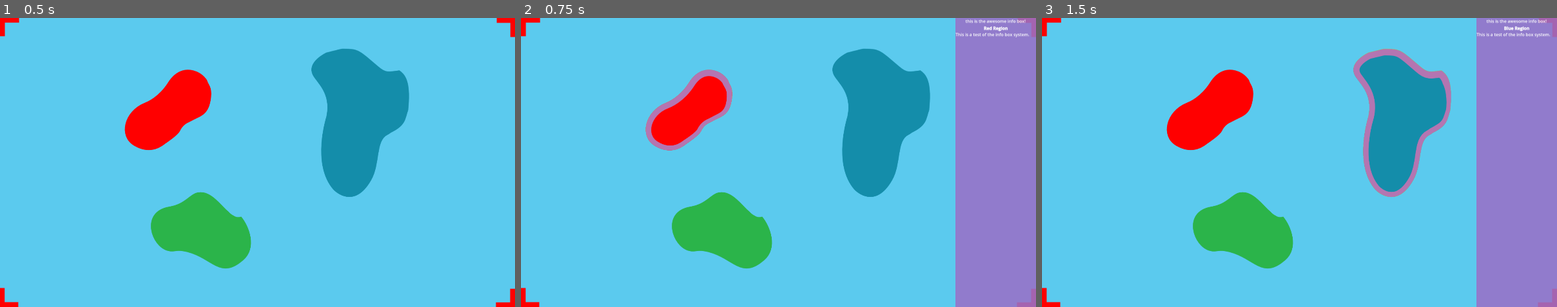
Above: before the commit, frames 1-3 (left to right).
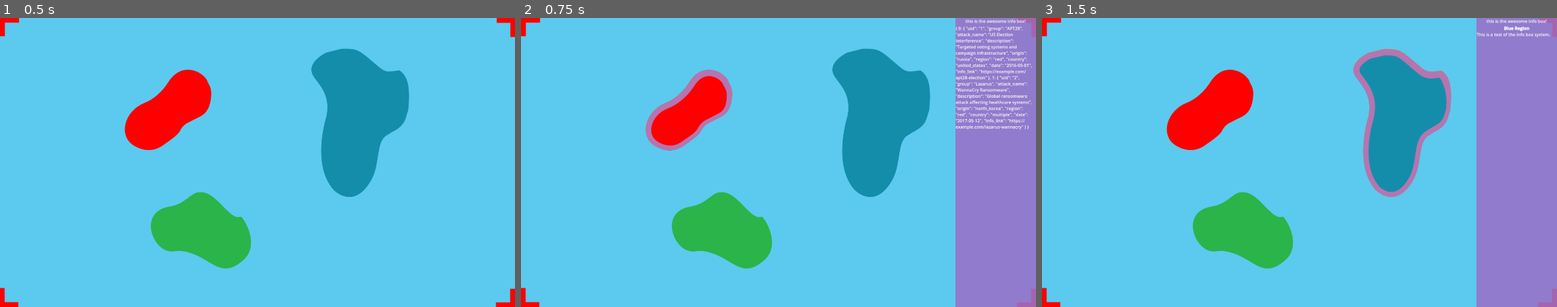
Above: after the commit, the same moments.

Repository: badmilkrobot/map_directory-system
Game: Godot game, scene res://scenes/main.tscn
Two runs of this game, one before a commit and one after it. Both use one fixed random seed, a clock stepped at 60 frames per second and the inputs below.
Inputs (mouse positions are in pixels of both pictures, inside the frame that each line leads up to):
- Up to frame 1 (0.5 s): no input
- Up to frame 2 (0.75 s): click (690, 110) at 0.5 s
- Up to frame 3 (1.5 s): click (1402, 122) at 1.25 s

Frame 1 is identical in both runs. In frame 2, 1.4% of the frame differs, in the area x 84-100%, y 2-39%; in frame 3, nothing differs.

Commit message:
Add unique identifiers to attack data in dummy_data.json and enhance region data retrieval in main.gd Begin work on displaying data by region in info_box.gd

Diff:
--- a/data/dummy_data.json
+++ b/data/dummy_data.json
@@ -1,5 +1,6 @@
 [
 	{
+		"uid": "1",
 		"group": "APT28",
 		"attack_name": "US Election Interference",
 		"description": "Targeted voting systems and campaign infrastructure",
@@ -10,6 +11,7 @@
 		"info_link": "https://example.com/apt28-election"
 	},
 	{
+		"uid": "2",
 		"group": "Lazarus",
 		"attack_name": "WannaCry Ransomware",
 		"description": "Global ransomware attack affecting healthcare systems",
@@ -20,6 +22,7 @@
 		"info_link": "https://example.com/lazarus-wannacry"
 	},
 	{
+		"uid": "3",
 		"group": "Sandworm",
 		"attack_name": "NotPetya",
 		"description": "Destructive malware targeting Ukrainian infrastructure",
@@ -30,6 +33,7 @@
 		"info_link": "https://example.com/sandworm-notpetya"
 	},
 	{
+		"uid": "4",
 		"group": "APT41",
 		"attack_name": "Supply Chain Compromise",
 		"description": "Software supply chain attacks on gaming companies",
@@ -40,6 +44,7 @@
 		"info_link": "https://example.com/apt41-supplychain"
 	},
 	{
+		"uid": "5",
 		"group": "FIN7",
 		"attack_name": "POS Malware Campaign",
 		"description": "Point-of-sale system attacks on retail chains",
@@ -50,6 +55,7 @@
 		"info_link": "https://example.com/fin7-pos"
 	},
 	{
+		"uid": "6",
 		"group": "Carbanak",
 		"attack_name": "Bank Heist",
 		"description": "Targeted bank networks for financial theft",
--- a/scripts/main.gd
+++ b/scripts/main.gd
@@ -19,7 +19,7 @@
 ## Callback when test1 button is pressed
 func _on_test1_pressed() -> void:
 	info_box.show()
-	info_box.print_region_info("[center][b]Red Region[/b][/center]\nThis is a test of the info box system.")
+	info_box.print_region_info(str(get_region_data("red")))
 
 
 ## Callback when test2 button is pressed
@@ -46,13 +46,25 @@
 			var current_file_path = "res://data/" + file_name
 			var json_data = JSON.parse_string(FileAccess.get_file_as_string(current_file_path))
 			if json_data:
-				for region in json_data:
-					if "region_name" in region:
-						region_data[region["region_name"]] = region
-				print("Loaded data from file")
+				for data_set in json_data:
+					if "uid" in data_set:
+						region_data[data_set["uid"]] = data_set
+					print("Loaded data for " + data_set["attack_name"])
 			file_name = data_directory_access.get_next()
 
 		data_directory_access.list_dir_end()
-		print(region_data)
 	else:
 		print("Error: Could not access data directory")
+
+func get_region_data(region_id: String) -> Dictionary:
+	var region_data_set: Dictionary = {}
+	var region_data_id: int = 0
+	for data_set in region_data:
+		print(data_set)
+		if region_data[data_set]["region"] == region_id:
+			region_data_set[region_data_id] = region_data[data_set]
+			region_data_id += 1
+		else:
+			print("Error: Could not find region data for " + region_id)
+
+	return region_data_set
